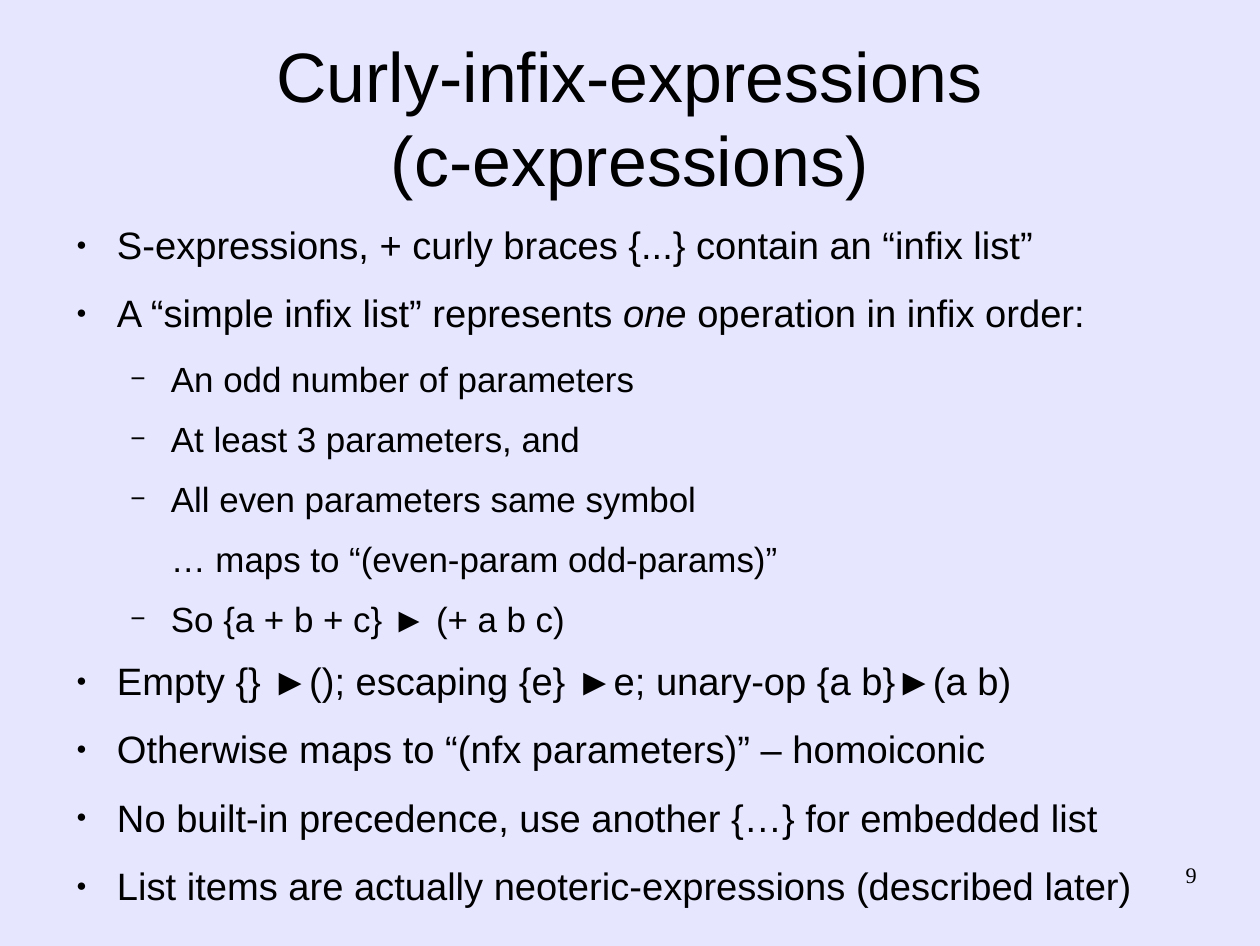
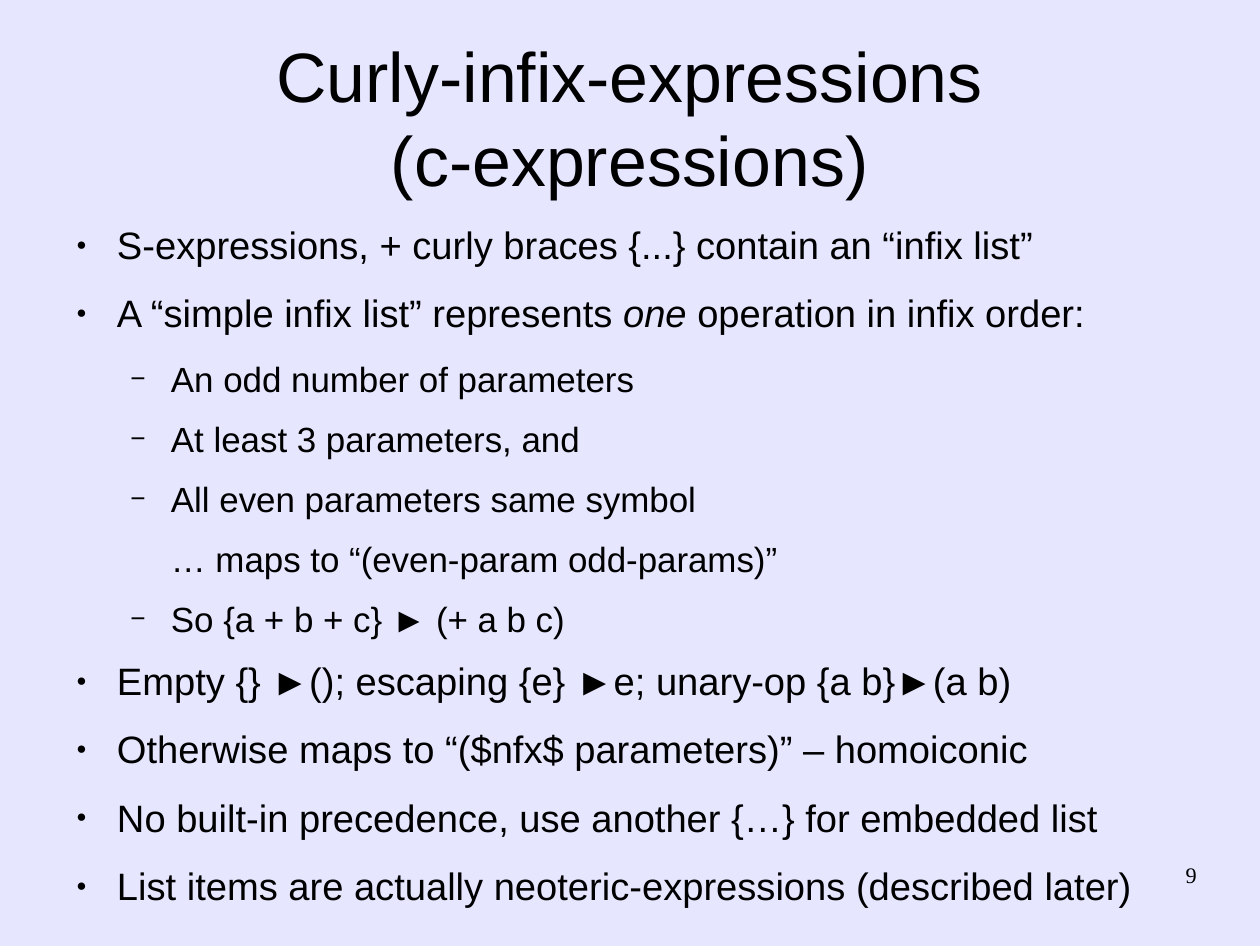
Before and after one commit to martin12333/Readable-Lisp-S-expressions, a slide deck: slide 9 of readable-s-expressions.odp. Drawn at 1260x946 pixels with LibreOffice and Linux fonts; fonts in the diff are those of the drawing. Boxes give left, top, right and bottom in pixels: in the first picture for what was removed or moved away, otherwise in the second. Text is boxed around its words. In the diff, an @@ line names an element or a change of style, - is before the commit and + after.

```diff
--- a/readable-s-expressions.odp
+++ b/readable-s-expressions.odp
@@ text at <box>117,734,1028,771</box>: text changed @@
-● Otherwise maps to “(nfx parameters)” – homoiconic
+● Otherwise maps to “($nfx$ parameters)” – homoiconic
```
Also in this commit, not shown: 4 other slides changed.
